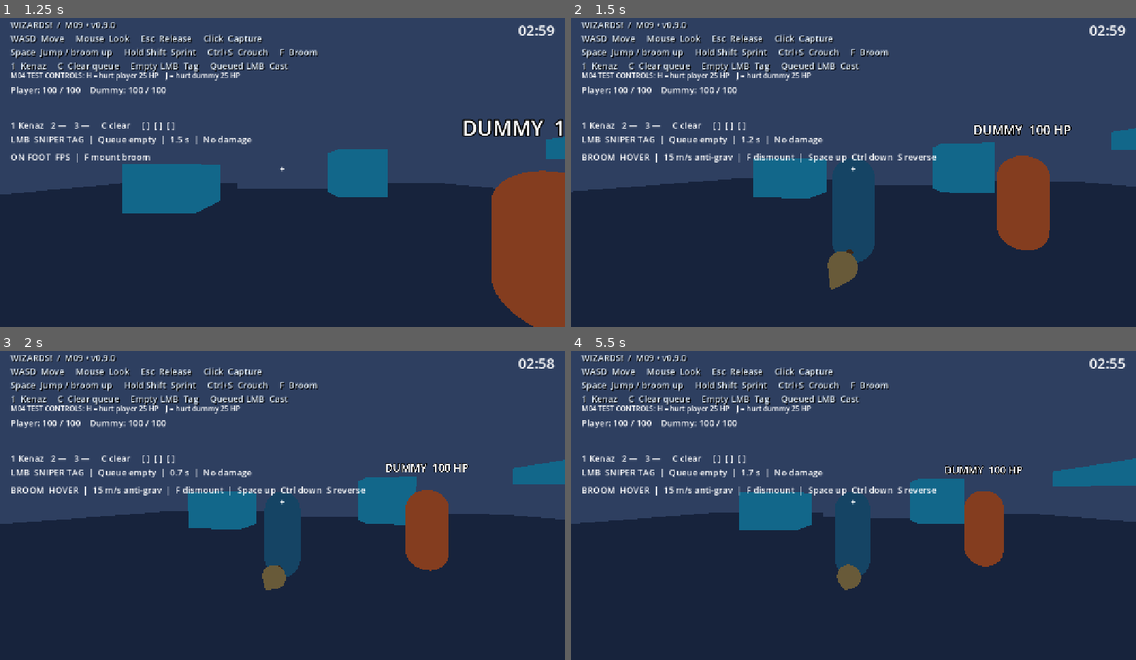
Above: before the commit, frames 1-4 (two rows, left to right).
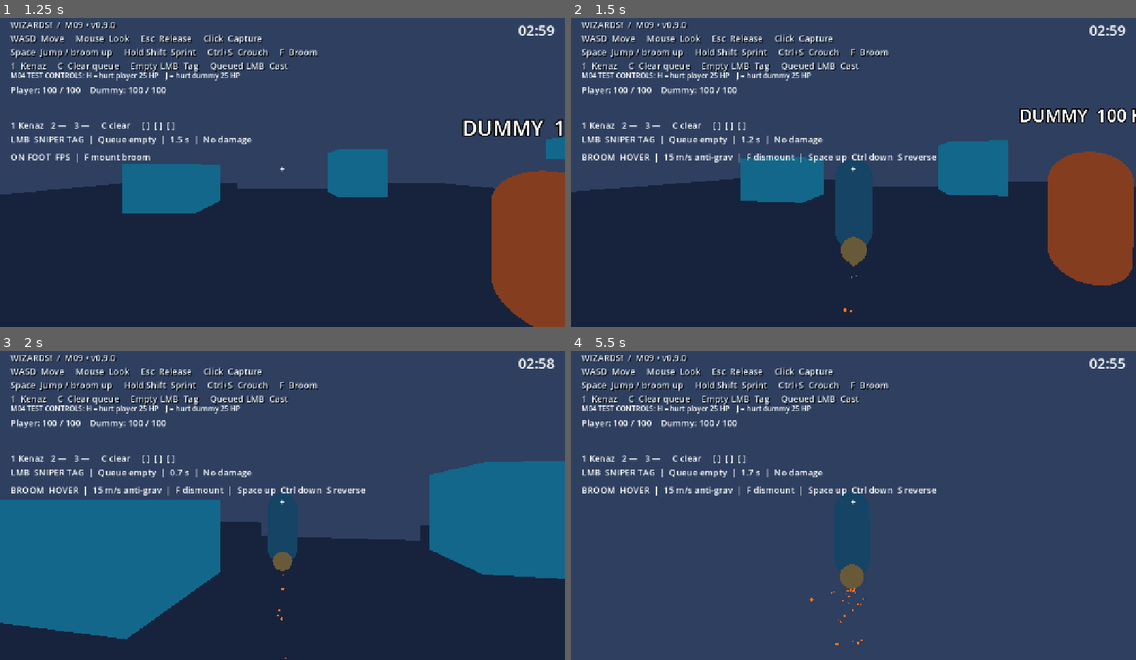
Above: after the commit, the same moments.

Repository: Addersoft/MAGICIDE-
Game: Godot game, scene res://scenes/boot/main.tscn
Same seed, same stepped clock (60 frames per second), same inputs: the game is played once before the commit and once after it.
Inputs (mouse positions are in pixels of both pictures, inside the frame that each line leads up to):
- Up to frame 1 (1.25 s): tap Enter at 0.5 s; move the mouse to (310, 166) at 0.52 s; hold W (move_forward) from 0.53 s (still down); hold Ctrl (crouch_modifier) from 0.53 s (still down); click (310, 166) at 0.67 s; tap Space (jump) at 0.77 s
- Up to frame 2 (1.5 s): keep holding W (move_forward); move the mouse to (825, 169) at 1.27 s; release Ctrl (crouch_modifier) at 1.28 s; tap F (mount_broom) at 1.35 s
- Up to frame 3 (2 s): keep holding W (move_forward); tap Space (jump) at 1.52 s
- Up to frame 4 (5.5 s): keep holding W (move_forward); move the mouse to (864, 496) at 2.02 s; hold Right mouse button (parkour_glide) 2.03-2.78 s; move the mouse to (847, 505) at 2.77 s; tap Alt (parkour_slide) at 2.85 s; click (847, 505) at 2.92 s; tap Space (jump) at 3.02, 3.77, 4.52 s; move the mouse to (893, 505) at 3.52 s; press the mouse at (893, 505) at 3.53 s; move the mouse to (808, 496) at 4.27 s; release the mouse at (808, 496) at 4.28 s; tap 1 (rune_1) at 4.35 s; move the mouse to (859, 502) at 5.02 s; hold 2 (rune_2) from 5.03 s (still down); click (859, 502) at 5.17 s

Frame 1 is identical in both runs. In frame 2, 12% of the frame differs, in the area x 0-100%, y 28-96%; in frame 3, 28%; in frame 4, 49%, in the area x 0-100%, y 34-100%.
Error before the commit: Invalid call to function 'integrate' in base 'Node (broom_controller.gd)'. Expected 6 argument(s). (res://scripts/player/player_controller.gd:60)

Commit message:
Broom: Shift boost 40 m/s + orange→blue fire trail; parkour hold-to-slide

Diff:
--- a/scripts/broom/broom_controller.gd
+++ b/scripts/broom/broom_controller.gd
@@ -1,37 +1,54 @@
 extends Node
-## Hover flight owner. PlayerController remains the only move_and_slide caller.
+## Hover + boost flight owner. PlayerController remains the only move_and_slide caller.
+## Fire trail is always on while mounted; turns blue when boost (Shift) is active.
 signal mount_changed(mounted: bool)
 @export var hover_speed: float = 15.0
+@export var boost_speed: float = 40.0
 @export var climb_speed: float = 8.0
 @export var damp: float = 22.0
+@export var boost_damp: float = 14.0
 @export var retrograde: float = 2.2
 @export var altitude_lock: float = 36.0
 @export var visual_roll_degrees: float = 28.0
 @export var turn_bank_gain: float = 0.38
 var mounted: bool = false
+var boosting: bool = false
 var roll: float = 0.0
 var _look_yaw: float = 0.0
 var _yaw_rate: float = 0.0
+var _trail: GPUParticles3D
+var _trail_mat: ParticleProcessMaterial
+var _trail_draw: StandardMaterial3D
 @onready var actor: CharacterBody3D = get_parent()
 @onready var view: Node3D = actor.get_node("View")
 @onready var visual: Node3D = actor.get_node("BroomVisual")
 @onready var chase = actor.get_node("ChaseRig")
 @onready var fps: Camera3D = view.get_node("Camera3D")
 
+const COLOR_IDLE := Color(1.0, 0.45, 0.12, 1.0)
+const COLOR_BOOST := Color(0.25, 0.55, 1.0, 1.0)
+
 func _ready() -> void:
 	_build_placeholder()
+	_build_trail()
 	visual.visible = false
+	if _trail:
+		_trail.emitting = false
 
 func mount() -> bool:
 	if mounted:
 		return false
 	mounted = true
+	boosting = false
 	_look_yaw = view.rotation.y
 	_yaw_rate = 0.0
 	roll = 0.0
 	actor.motion_mode = CharacterBody3D.MOTION_MODE_FLOATING
 	actor.floor_snap_length = 0.0
 	visual.visible = true
+	if _trail:
+		_trail.emitting = true
+		_set_trail_color(COLOR_IDLE)
 	chase.capture_from_eye(fps)
 	mount_changed.emit(true)
 	return true
@@ -44,26 +61,30 @@
 func force_dismount() -> void:
 	var was_mounted: bool = mounted
 	mounted = false
+	boosting = false
 	actor.motion_mode = CharacterBody3D.MOTION_MODE_GROUNDED
 	actor.floor_snap_length = 0.2
 	visual.visible = false
 	visual.rotation = Vector3.ZERO
 	roll = 0.0
 	_yaw_rate = 0.0
+	if _trail:
+		_trail.emitting = false
 	chase.release_to_eye(fps)
 	if was_mounted:
 		mount_changed.emit(false)
 
-func integrate(delta: float, current: Vector3, yaw_basis: Basis, axis: Vector2, vertical: float, knock_h: Vector3) -> Vector3:
+func integrate(delta: float, current: Vector3, yaw_basis: Basis, axis: Vector2, vertical: float, knock_h: Vector3, boost: bool = false) -> Vector3:
+	boosting = boost and mounted
+	var speed: float = boost_speed if boosting else hover_speed
+	var rate: float = boost_damp if boosting else damp
 	var look_yaw: float = yaw_basis.get_euler().y
 	var dyaw: float = wrapf(look_yaw - _look_yaw, -PI, PI)
 	_yaw_rate = dyaw / maxf(delta, 0.0001)
 	_look_yaw = look_yaw
-	# Existing speed yaws with the nose so a 180 flick reverses travel on a dime.
 	var planar := Basis(Vector3.UP, dyaw) * Vector3(current.x, 0.0, current.z)
-	var desired_h: Vector3 = yaw_basis * Vector3(axis.x, 0.0, axis.y) * hover_speed
+	var desired_h: Vector3 = yaw_basis * Vector3(axis.x, 0.0, axis.y) * speed
 	var desired := Vector3(desired_h.x, vertical * climb_speed, desired_h.z)
-	var rate: float = damp
 	if desired_h.dot(planar) < 0.0 and planar.length() > 0.5:
 		rate *= retrograde
 	var alpha: float = 1.0 - exp(-rate * delta)
@@ -85,6 +106,58 @@
 	var target_roll: float = clampf(-axis.x + turn_bank, -1.0, 1.0) * deg_to_rad(visual_roll_degrees)
 	roll = lerpf(roll, target_roll, 1.0 - exp(-12.0 * delta))
 	visual.rotation = Vector3(view.rotation.x, view.rotation.y, roll)
+	if _trail and _trail.emitting:
+		_set_trail_color(COLOR_BOOST if boosting else COLOR_IDLE)
+		_trail.amount = 48 if boosting else 28
+		_trail.lifetime = 0.55 if boosting else 0.4
+
+func _set_trail_color(c: Color) -> void:
+	if _trail_mat:
+		_trail_mat.color = c
+	if _trail_draw:
+		_trail_draw.albedo_color = c
+		_trail_draw.emission = c
+		_trail_draw.emission_energy_multiplier = 2.8 if boosting else 1.6
+
+func _build_trail() -> void:
+	_trail = GPUParticles3D.new()
+	_trail.name = "BoostTrail"
+	_trail.amount = 28
+	_trail.lifetime = 0.4
+	_trail.explosiveness = 0.0
+	_trail.randomness = 0.35
+	_trail.local_coords = false
+	_trail.visibility_aabb = AABB(Vector3(-4, -4, -4), Vector3(8, 8, 8))
+	_trail.emitting = false
+	_trail.position = Vector3(0.0, 0.42, 1.15)
+
+	_trail_mat = ParticleProcessMaterial.new()
+	_trail_mat.direction = Vector3(0, 0, 1)
+	_trail_mat.spread = 18.0
+	_trail_mat.initial_velocity_min = 1.5
+	_trail_mat.initial_velocity_max = 4.0
+	_trail_mat.gravity = Vector3(0, 0.4, 0)
+	_trail_mat.damping_min = 1.0
+	_trail_mat.damping_max = 3.0
+	_trail_mat.scale_min = 0.08
+	_trail_mat.scale_max = 0.22
+	_trail_mat.color = COLOR_IDLE
+	_trail.process_material = _trail_mat
+
+	var mesh := SphereMesh.new()
+	mesh.radius = 0.06
+	mesh.height = 0.12
+	_trail_draw = StandardMaterial3D.new()
+	_trail_draw.albedo_color = COLOR_IDLE
+	_trail_draw.emission_enabled = true
+	_trail_draw.emission = COLOR_IDLE
+	_trail_draw.emission_energy_multiplier = 1.6
+	_trail_draw.shading_mode = BaseMaterial3D.SHADING_MODE_UNSHADED
+	_trail_draw.transparency = BaseMaterial3D.TRANSPARENCY_ALPHA
+	mesh.material = _trail_draw
+	_trail.draw_pass_1 = mesh
+
+	visual.add_child(_trail)
 
 func _build_placeholder() -> void:
 	var body := MeshInstance3D.new()
